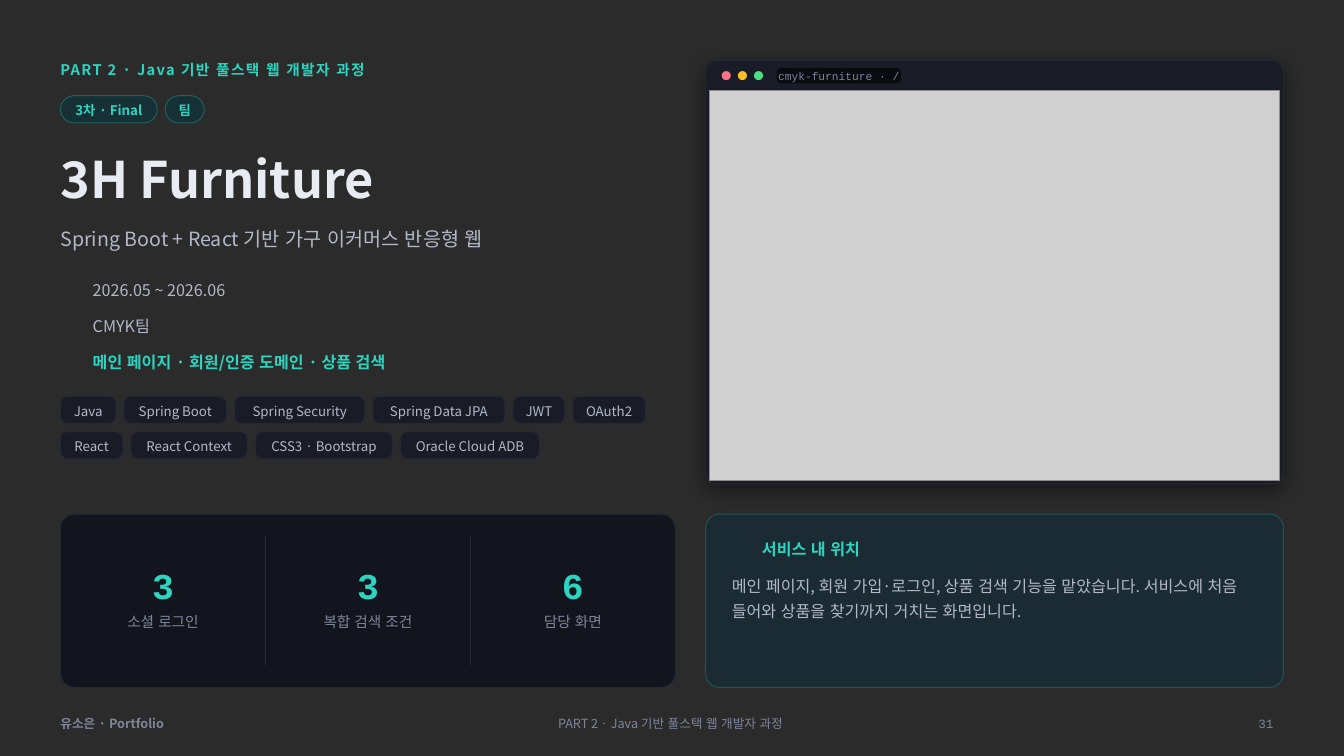
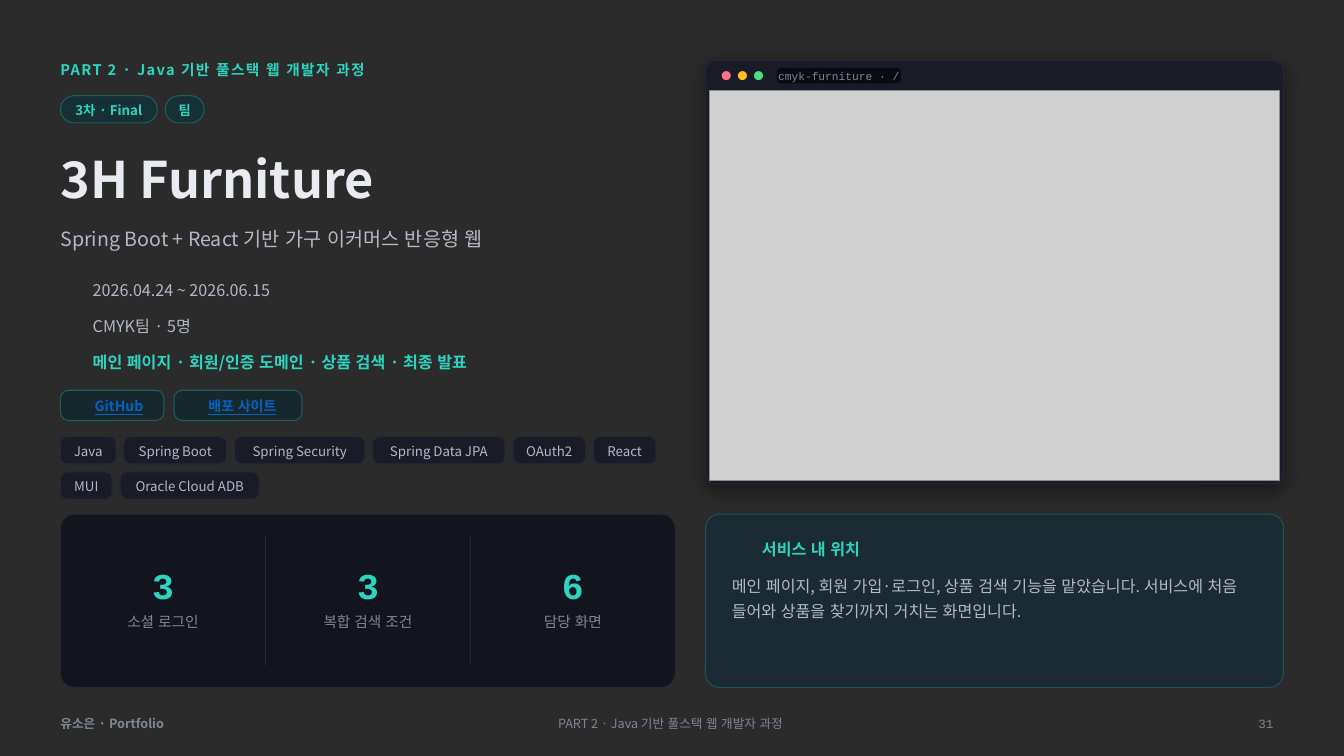
Before and after one commit to soeun-yu/soeun-yu.github.io, a slide deck: slide 31 of 유소은_포트폴리오.pptx. Drawn at 1344x756 pixels with LibreOffice and Linux fonts; fonts in the diff are those of the drawing; grey boxes stand for pictures; background and template pictures are left out; a plain dark background stands for a picture behind light text. Boxes give left, top, right and bottom in pixels: in the first picture for what was removed or moved away, otherwise in the second. Text is boxed around its words. In the diff, an @@ line names an element or a change of style, - is before the commit and + after.

```diff
--- a/유소은_포트폴리오.pptx
+++ b/유소은_포트폴리오.pptx
@@ text at box(93, 284, 270, 296): text changed @@
-2026.05 ~ 2026.06
+2026.04.24 ~ 2026.06.15
@@ text at box(93, 319, 191, 333): text changed @@
-CMYK팀
+CMYK팀 · 5명
@@ text at box(93, 354, 467, 371): text changed @@
-메인 페이지 · 회원/인증 도메인 · 상품 검색
+메인 페이지 · 회원/인증 도메인 · 상품 검색 · 최종 발표
@@ rounded rectangle added at box(60, 390, 164, 420), fill #16282E, outline #1D615E 0.75 pt @@
@@ text added at box(95, 400, 144, 415), 10 pt, text #0563C1, bold, underline @@
+GitHub
@@ rounded rectangle: place and size @@
-rounded rectangle at box(235, 396, 365, 423)
+rounded rectangle at box(174, 390, 302, 420)
@@ rounded rectangle at box(174, 390, 302, 420): fill #191C27 to #16282E; outline #242835 0.75 pt to #1D615E 0.75 pt; proportions changed @@
@@ text added at box(208, 399, 277, 415), 10 pt, text #0563C1, bold, underline @@
+배포 사이트
@@ rounded rectangle removed at box(373, 396, 505, 423) @@
@@ text removed at box(526, 406, 553, 416) @@
-JWT
@@ rounded rectangle: place and size @@
-rounded rectangle at box(60, 432, 123, 459)
+rounded rectangle at box(60, 437, 116, 464)
@@ rounded rectangle: place and size @@
-rounded rectangle at box(131, 432, 247, 459)
+rounded rectangle at box(124, 437, 227, 464)
@@ text removed at box(146, 441, 232, 451) @@
-React Context
@@ rounded rectangle: place and size @@
-rounded rectangle at box(255, 432, 392, 459)
+rounded rectangle at box(235, 437, 365, 464)
@@ text removed at box(271, 441, 377, 454) @@
-CSS3 · Bootstrap
@@ 4 texts: place and size @@
-4 texts at box(74, 406, 488, 420)
+4 texts at box(74, 446, 488, 460)
@@ rounded rectangle: place and size @@
-rounded rectangle at box(400, 432, 539, 459)
+rounded rectangle at box(373, 437, 505, 464)
@@ text "OAuth2": place and size @@
-text "OAuth2" at box(586, 405, 632, 416)
+text "OAuth2" at box(526, 445, 572, 456)
@@ rounded rectangle: place and size @@
-rounded rectangle at box(513, 396, 565, 423)
+rounded rectangle at box(513, 437, 586, 464)
@@ text "React": place and size @@
-text "React" at box(74, 441, 108, 451)
+text "React" at box(607, 446, 641, 456)
@@ rounded rectangle: place and size @@
-rounded rectangle at box(573, 396, 645, 423)
+rounded rectangle at box(594, 437, 656, 464)
@@ rounded rectangle: place and size @@
-rounded rectangle at box(60, 396, 116, 423)
+rounded rectangle at box(60, 472, 112, 499)
@@ text "Oracle Cloud ADB": place and size @@
-text "Oracle Cloud ADB" at box(416, 440, 524, 451)
+text "Oracle Cloud ADB" at box(136, 480, 244, 491)
@@ rounded rectangle: place and size @@
-rounded rectangle at box(124, 396, 227, 423)
+rounded rectangle at box(120, 472, 259, 499)
@@ text added at box(74, 481, 98, 491), 9.5 pt, text #B3B8C8 @@
+MUI
```
Also in this commit, not shown: 10 other slides changed, 4 slides added, 2 other files.
